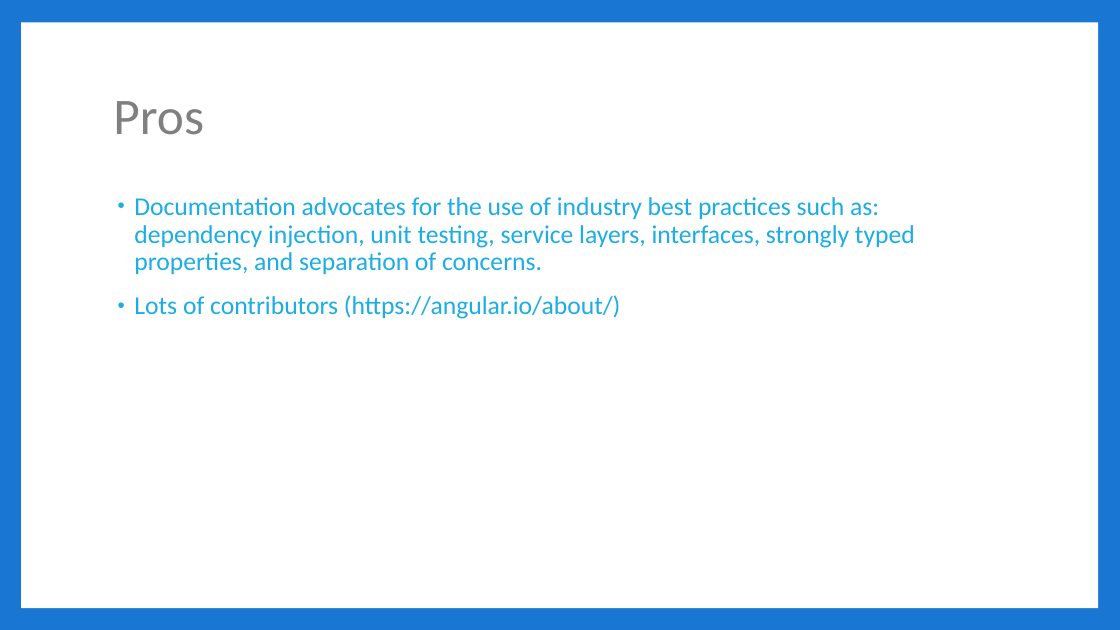
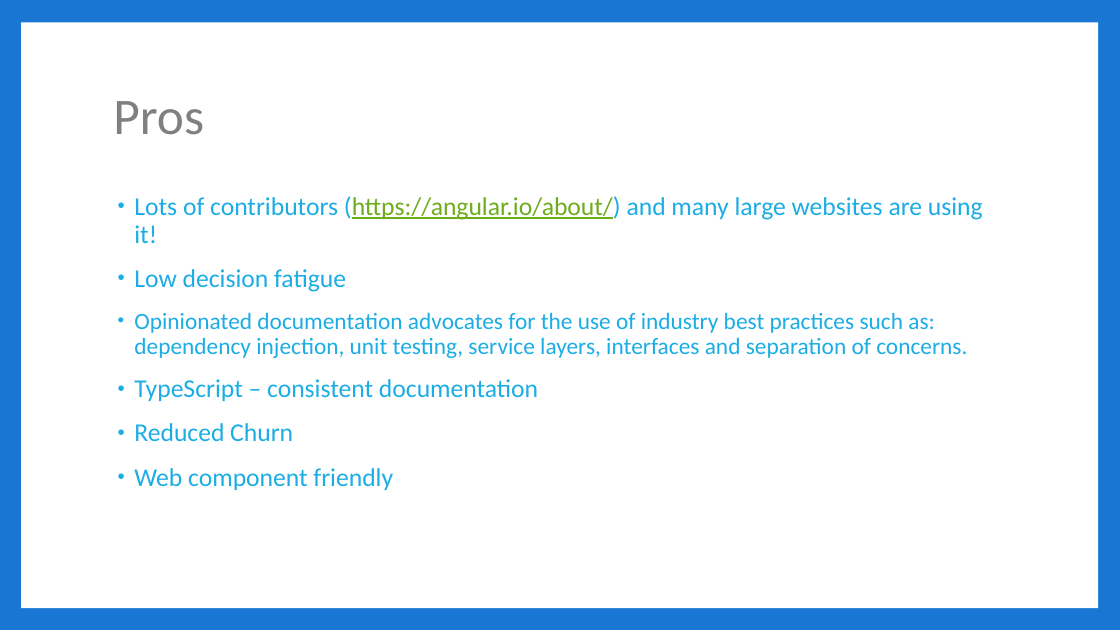
Before and after one commit to jbicks/angular2-demo, a slide deck: slide 17 of Angular2.pptx. Drawn at 1120x630 pixels with LibreOffice and Linux fonts; fonts in the diff are those of the drawing. Boxes give left, top, right and bottom in pixels: in the first picture for what was removed or moved away, otherwise in the second. Text is boxed around its words. In the diff, an @@ line names an element or a change of style, - is before the commit and + after.

Commit message:
added some pros

```diff
--- a/Angular2.pptx
+++ b/Angular2.pptx
@@ text at bbox=[134, 196, 983, 490]: text changed @@
-• Documentation advocates for the use of industry best practices such as: dependency injection, unit testing, service layers, interfaces, strongly typed properties, and separation of concerns.
-• Lots of contributors (https://angular.io/about/)
+• Lots of contributors (https://angular.io/about/) and many large websites are using it!
+• Low decision fatigue
+  • Opinionated documentation advocates for the use of industry best practices such as: dependency injection, unit testing, service layers, interfaces and separation of concerns.
+• TypeScript – consistent documentation
+• Reduced Churn
+• Web component friendly
```
